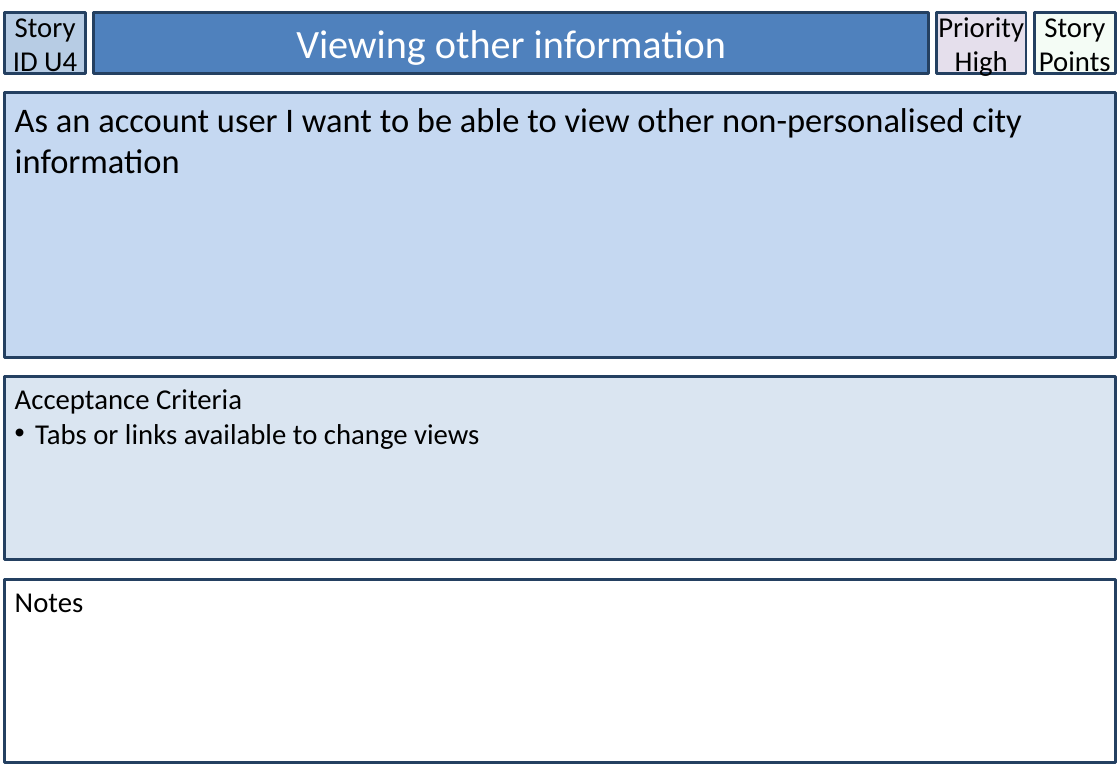
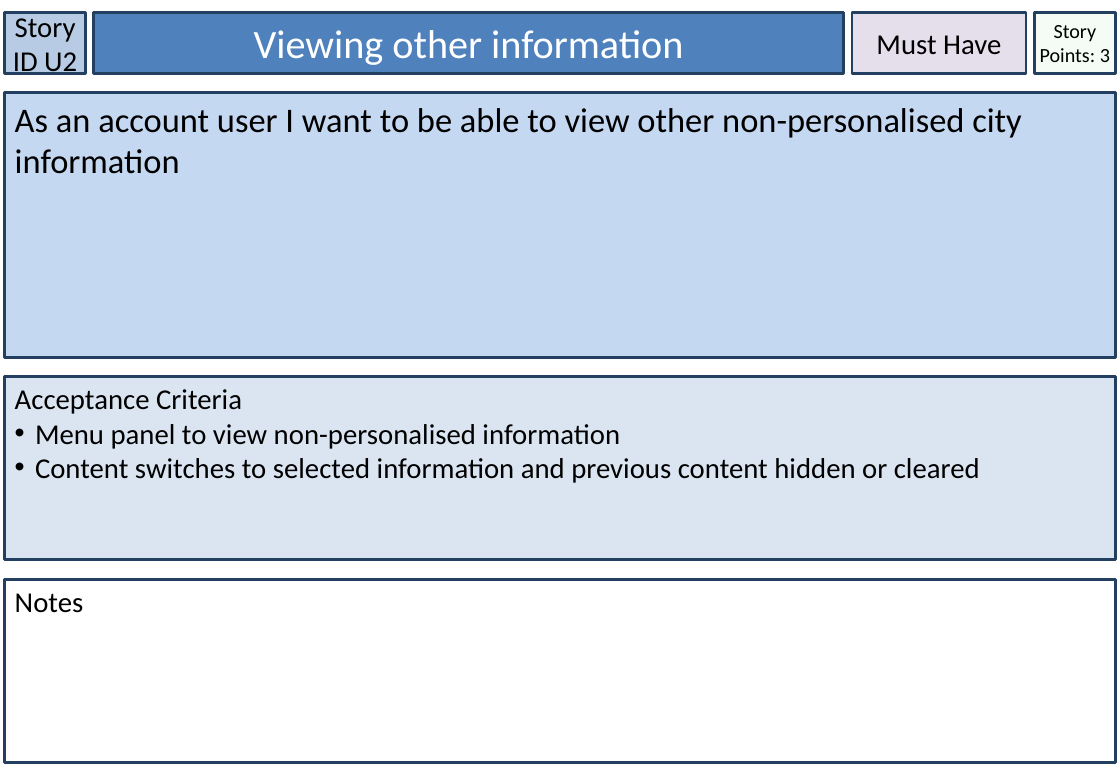
Before and after one commit to LaineBuraga/Discover-Brisbane, a slide deck: slide 3 of User Stories.pptx (slide 5 before the commit). Drawn at 1120x775 pixels with LibreOffice and Linux fonts; fonts in the diff are those of the drawing. Boxes give left, top, right and bottom in pixels: in the first picture for what was removed or moved away, otherwise in the second. Text is boxed around its words. In the diff, an @@ line names an element or a change of style, - is before the commit and + after.

```diff
--- a/User Stories.pptx
+++ b/User Stories.pptx
@@ text in rectangle at [13,13,77,78]: text changed @@
-Story ID U4
+Story ID U2
@@ rectangle "Viewing other information": place and size @@
-rectangle "Viewing other information" at [94,12,929,73]
+rectangle "Viewing other information" at [94,12,844,73]
@@ rectangle added at [852,12,1026,73], fill #E5DFEC, outline #244061 2 pt, 20 pt, text #000000 @@
+Must Have
@@ rectangle removed at [937,12,1027,73] @@
-Priority
-High
@@ text in rectangle at [1040,25,1110,62]: text changed; size 20 to 14 pt @@
-Story Points
+Story Points: 3
@@ text in rectangle at [35,424,980,483]: text changed @@
-• Tabs or links available to change views
+• Menu panel to view non-personalised information
+• Content switches to selected information and previous content hidden or cleared
```
Also in this commit, not shown: 13 other slides changed, 1 slide added, 19 slides removed, 2 other files.
